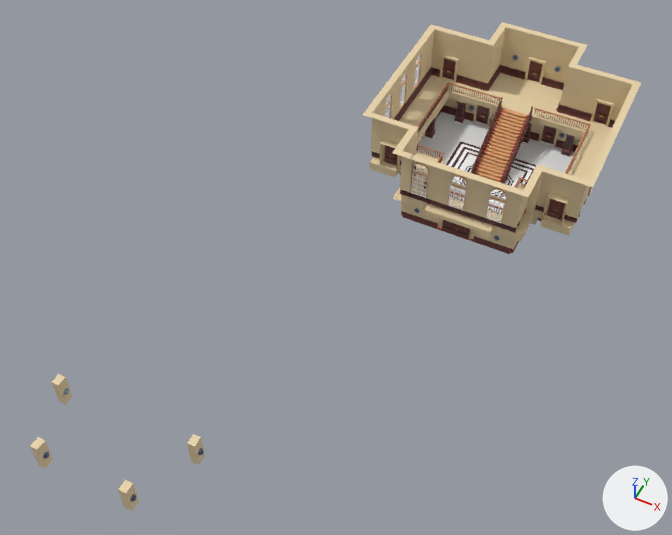
Two versions of the Blender file Blender_Files/wip_2.blend, one commit apart.
Both versions are drawn from a 50 mm camera at (34.0, -62.1, 70.3) aimed at (7.0, -8.1, 2.8). Arrows for +X, +Y and +Z are at lower right; the lights stay in place.

Names of what the first picture shows: 'Tiles', 'chandellier', 'chandellier.001', 'chandellier.002', 'chandellier.003', 'colonne1.001', 'floor_pattern.001', 'rampe.002', 'wall.013'.
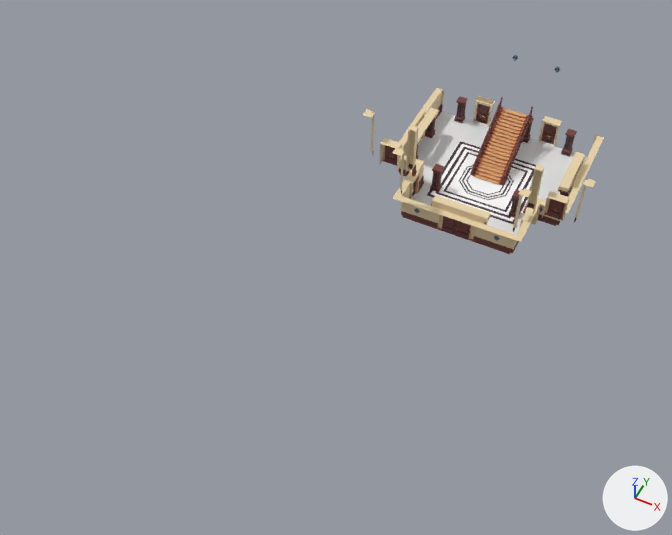
Edits to the scene script, one JSON object a line:
```json
{"block": "me_cube_102", "where": "# used by ob_colonne1_001; location = (4.0, 24.0, 0.5); rotation_euler = (0.0, 0.0, 1.571), in degrees (0, 0, 90); scale = (-1.0, 1.0, 1.0)"}
{"op": "remove", "block": "me_cube_102", "code": "me_cube_102.from_pydata(...)  # 9372 vertices, 8240 faces, 6 loose edges; spans x -4.0..22.0, y -23.0..1.0, z -0.5..9.5"}
{"op": "add", "block": "me_cube_102", "code": "me_cube_102.from_pydata(...)  # 6348 vertices, 5532 faces, 6 loose edges; spans x 0.0..22.0, y -23.0..1.0, z -0.5..9.5"}
{"block": "me_cube_102", "change": "me_cube_102 part 1: 20 loose pieces with 2728 vertices, spanning x -4.0..3.0, y -23.0..1.0, z -0.5..9.5, are deleted"}
{"block": "me_cube_102", "change": "me_cube_102 part 2: 3 vertices moved within x 1.8, y -20.0, z -0.1..0.1; 157 vertices removed from x 0.0..2.0, y -21.0..-15.0, z -0.5..9.5"}
{"block": "me_cube_102", "change": "me_cube_102 part 3: 139 vertices removed from x 0.0..2.0, y -7.0..-1.0, z -0.5..9.5"}
{"block": "me_cube_058", "where": "me_cube_058.from_pydata(...)  # 280 vertices, 272 faces; spans x 2.0..19.5, y -37.0..4.4, z 0.0..3.0"}
{"block": "me_cube_058", "where": "# used by ob_chandellier; location = (0.19, -0.25, 0.0)"}
{"block": "me_cube_058", "change": "me_cube_058 part 4: the loose piece of 8 vertices spanning x 2.0..2.8, y -37.0..-36.0, z 0.0..3.0 is deleted"}
{"block": "me_cube_004", "where": "me_cube_004.from_pydata(...)  # 280 vertices, 272 faces; spans x 2.0..19.5, y -37.0..4.4, z 0.0..3.0"}
{"block": "me_cube_004", "where": "# used by ob_chandellier_001; location = (-8.63, -0.25, 0.0)"}
{"block": "me_cube_004", "change": "me_cube_004 part 5: the loose piece of 8 vertices spanning x 2.0..2.8, y -37.0..-36.0, z 0.0..3.0 is deleted"}
{"block": "me_cube_005", "where": "me_cube_005.from_pydata(...)  # 280 vertices, 272 faces; spans x 2.0..19.5, y -37.2..4.1, z 0.0..3.0"}
{"block": "me_cube_005", "where": "# used by ob_chandellier_002; location = (2.8, 6.0, 0.0)"}
{"block": "me_cube_005", "change": "me_cube_005 part 6: the loose piece of 8 vertices spanning x 2.0..2.8, y -37.2..-36.2, z 0.0..3.0 is deleted"}
{"block": "me_cube_006", "where": "me_cube_006.from_pydata(...)  # 280 vertices, 272 faces; spans x 2.0..19.5, y -36.9..4.4, z 0.0..3.0"}
{"block": "me_cube_006", "where": "# used by ob_chandellier_003; location = (-11.08, 5.62, 0.0)"}
{"block": "me_cube_006", "change": "me_cube_006 part 7: the loose piece of 8 vertices spanning x 2.0..2.8, y -36.9..-35.9, z 0.0..3.0 is deleted"}
{"op": "add", "block": "me_cube_013", "code": ["me_cube_013 = bpy.data.meshes.new('Cube.013')", "me_cube_013.from_pydata(...)  # 1878 vertices, 1769 faces; spans x 1.0..3.0, y -18.0..-4.0, z -0.5..3.05", "me_cube_013.materials.append(mat_material)  # picture img_endesga_32_1x_png"]}
{"op": "add", "block": "ob_wall_013", "code": "ob_wall_013.hide_set(True)"}
{"op": "add", "block": "ob_back_wall_toggle", "code": ["ob_back_wall_toggle = bpy.data.objects.new('back wall toggle', me_cube_013)", "ob_back_wall_toggle.location = (4.0, 24.0, 0.5)", "ob_back_wall_toggle.rotation_euler = (0.0, 0.0, 1.571)  # degrees (0, 0, 90)", "ob_back_wall_toggle.scale = (-1.0, 1.0, 1.0)"]}
```

Changed parts and their boxes (x1, y1, x2, y2) in the pictures (672 x 535 px):
```json
{"object": "wall.013", "change": "hidden", "before": [367, 24, 639, 242], "on screen": "beige"}
{"object": "colonne1.001", "change": "reshaped", "before": [363, 22, 641, 254], "after": [363, 88, 604, 254], "on screen": "13% narrower, 28% shorter"}
{"object": "back wall toggle", "change": "added", "after": [454, 96, 577, 156]}
{"object": "chandellier.001", "change": "reshaped", "before": [30, 208, 420, 468], "after": [414, 208, 420, 213]}
{"object": "chandellier", "change": "reshaped", "before": [118, 236, 499, 511], "after": [494, 236, 499, 240]}
{"object": "chandellier.003", "change": "reshaped", "before": [52, 374, 73, 405], "on screen": "not visible afterwards"}
{"object": "chandellier.002", "change": "reshaped", "before": [187, 434, 205, 465], "on screen": "not visible afterwards"}
{"part": 1, "of": "me_cube_102", "change": "deleted", "before": [428, 22, 641, 156]}
{"part": 2, "of": "me_cube_102", "change": "cut back", "before": [556, 63, 581, 152], "on screen": "beige"}
{"part": 3, "of": "me_cube_102", "change": "deleted", "before": [441, 40, 496, 116]}
{"part": 4, "of": "me_cube_058", "change": "deleted", "before": [118, 480, 139, 511]}
{"part": 5, "of": "me_cube_004", "change": "deleted", "before": [30, 437, 53, 468]}
{"object": "floor_pattern.001", "change": "unchanged, uncovered by the edit", "before": [446, 141, 536, 213], "after": [427, 141, 536, 224]}
```
